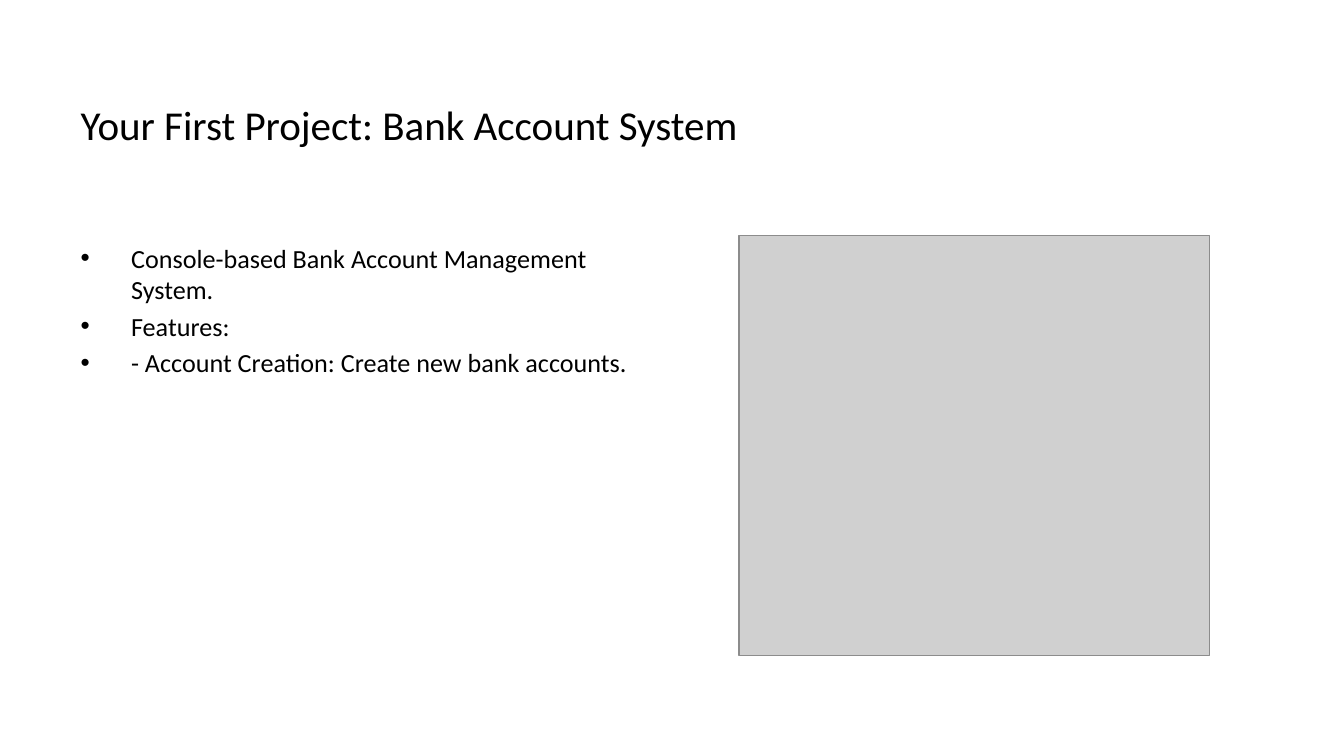
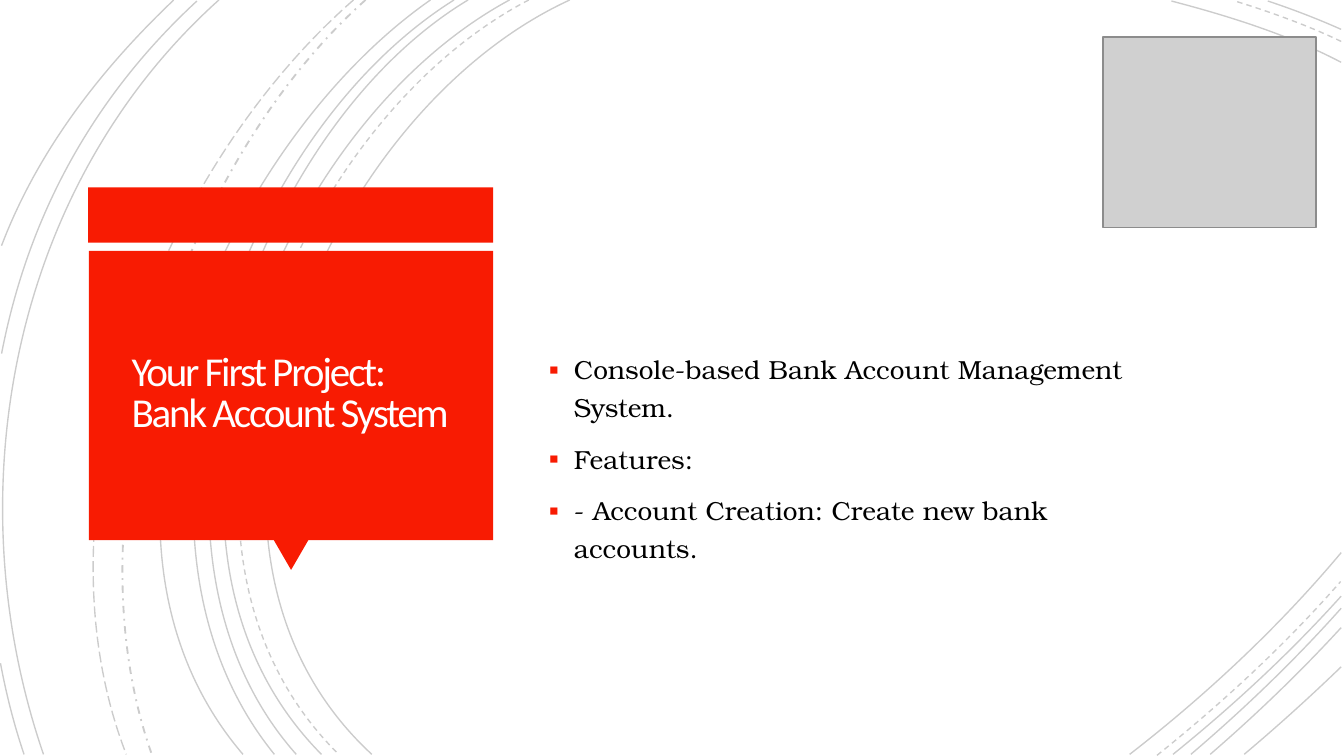
Before and after one commit to arpit3043/PropeersJavaFSBootCamp, a slide deck: slide 13 of Java Programming Crash Course_ Beginner to Intermediate.pptx. Drawn at 1344x756 pixels with LibreOffice and Linux fonts; fonts in the diff are those of the drawing; grey boxes stand for pictures. Boxes give left, top, right and bottom in pixels: in the first picture for what was removed or moved away, otherwise in the second. Text is boxed around its words. In the diff, an @@ line names an element or a change of style, - is before the commit and + after.

```diff
--- a/Java Programming Crash Course_ Beginner to Intermediate.pptx
+++ b/Java Programming Crash Course_ Beginner to Intermediate.pptx
@@ group added at box(0, 0, 1341, 755): 21 freeform shapes @@
@@ picture: place and size @@
-picture at box(739, 235, 1210, 656)
+picture at box(1103, 38, 1316, 228)
@@ rectangle added at box(89, 187, 493, 242), fill #F81B02 @@
@@ rectangle added at box(89, 251, 493, 540), fill #F81B02 @@
@@ title "Your First Project: Bank Account ...": place and size @@
-title "Your First Project: Bank Account ..." at box(81, 111, 738, 147)
+title "Your First Project: Bank Account ..." at box(132, 357, 449, 434)
@@ title "Your First Project: Bank Account ..." at box(132, 357, 449, 434): text colour #000000 to #FFFEFF, letter spacing 0 to -1.1 pt; line spacing 1 to 0.85 @@
@@ text "Console-based Bank Account Management System.": place and size @@
-text "Console-based Bank Account Management System." at box(131, 250, 626, 373)
+text "Console-based Bank Account Management System." at box(574, 360, 1123, 559)
@@ text "Console-based Bank Account Management System." at box(574, 360, 1123, 559): font Calibri to TeX Gyre Bonum; bullet • to ▪; line spacing 1 to 1.2; more space between paragraphs; vertical alignment top to middle @@
@@ triangle added at box(274, 540, 309, 570), fill #F81B02 @@
```
Also in this commit, not shown: 11 other slides changed, 2 slides added, 2 slides removed.
